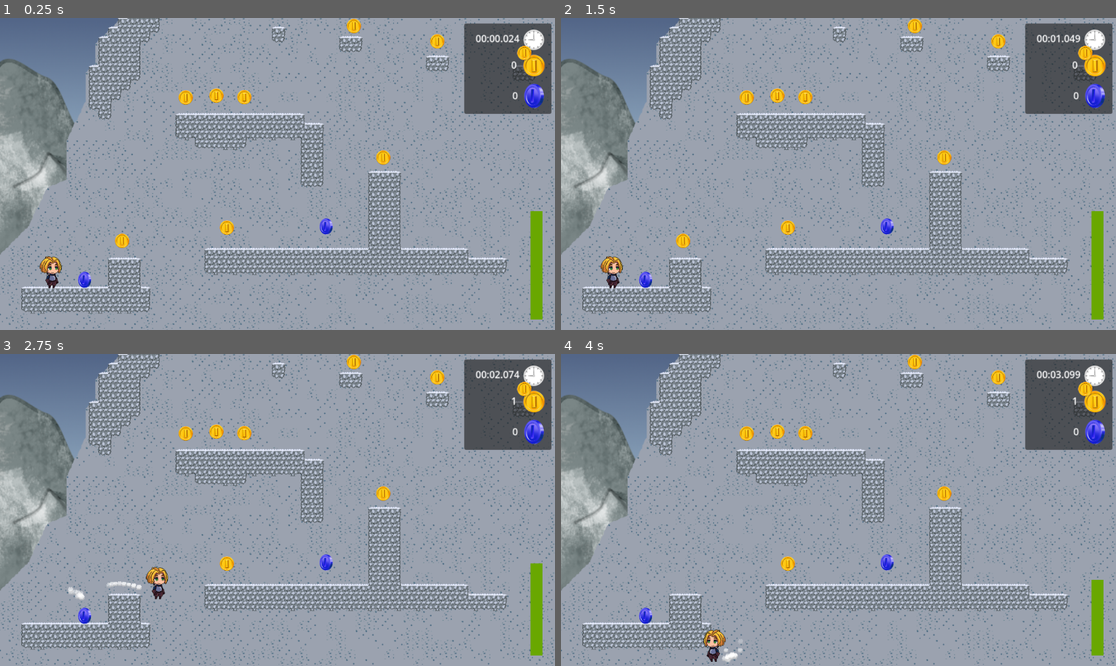
Above: before the commit, frames 1-4 (two rows, left to right).
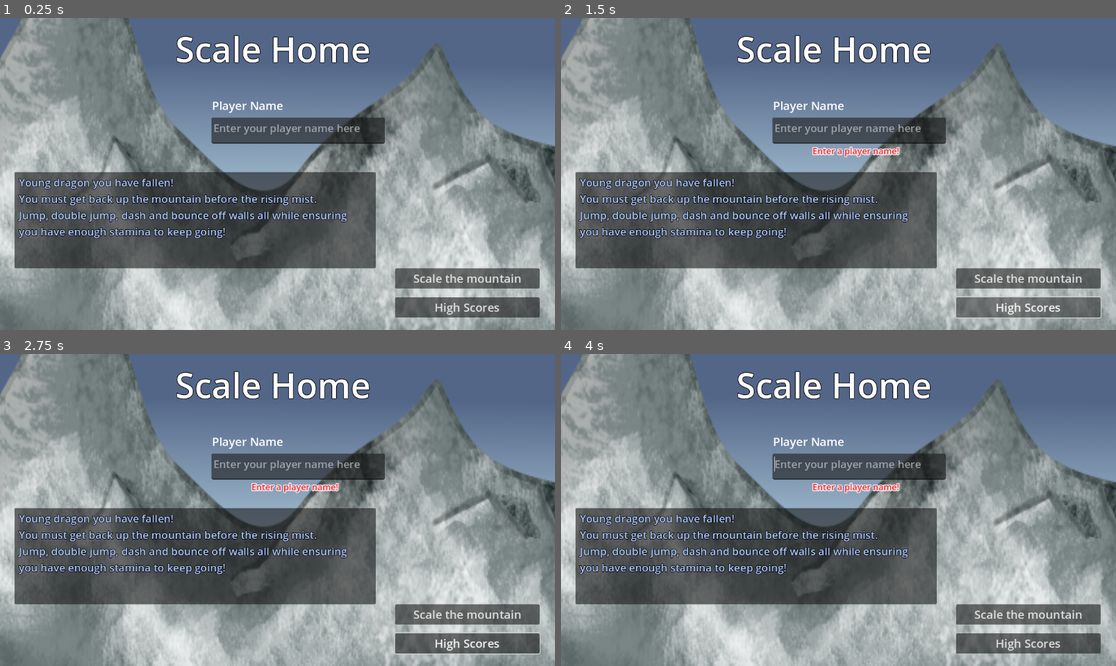
Above: after the commit, the same moments.

Repository: Tim-Barton/game-jam-2023
Game: Godot game, scene res://Scenes/title.tscn
Same seed, same stepped clock (60 frames per second), same inputs: the game is played once before the commit and once after it. Before the commit the project starts from res://Scenes/ClimbingLevel.tscn.
Inputs (mouse positions are in pixels of both pictures, inside the frame that each line leads up to):
- Up to frame 1 (0.25 s): no input
- Up to frame 2 (1.5 s): click (1027, 276) at 0.5 s, where only the run after the commit has a clickable "Scale the mountain"; click (1027, 308) at 1.25 s, where only the run after the commit has a clickable "High Scores"
- Up to frame 3 (2.75 s): tap Enter (ui_accept) at 2, 2.27 s; move the mouse to (399, 494) at 2.02 s; hold Right (ui_right) from 2.03 s (still down); tap Shift (dash) at 2.1 s; click (399, 494) at 2.17 s
- Up to frame 4 (4 s): move the mouse to (727, 525) at 2.77 s; tap Shift (dash) at 2.85, 3.6 s; tap Enter (ui_accept) at 3.02 s; move the mouse to (894, 441) at 3.52 s; release Right (ui_right) at 3.53 s; hold Left (ui_left) from 3.53 s (still down)

The runs differ from the first frame. In frame 1, 83% of the frame differs, in the area x 0-100%, y 0-100%; in frame 2, 83%; in frame 3, 83%; in frame 4, 83%.

Commit message:
Title Screen + player name

Diff:
--- a/CharacterController/SideScroller/Scenes/WeatherSystem.tscn
+++ b/CharacterController/SideScroller/Scenes/WeatherSystem.tscn
@@ -1,7 +1,7 @@
 [gd_scene load_steps=7 format=3 uid="uid://r44oitiuh0sh"]
 
 [ext_resource type="Texture2D" uid="uid://bus8p3vypv56l" path="res://CharacterController/SideScroller/Scenes/rain.png" id="2_4vejg"]
-[ext_resource type="PackedScene" uid="uid://ctgn0ppn28qal" path="res://CharacterController/SideScroller/Scenes/Wind.tscn" id="3_a5cx3"]
+[ext_resource type="PackedScene" uid="uid://ctgn0ppn28qal" path="res://CharacterController/SideScroller/Scenes/wind.tscn" id="3_a5cx3"]
 [ext_resource type="Script" path="res://CharacterController/SideScroller/Scenes/DayNightCycle.gd" id="4_p4oxd"]
 [ext_resource type="Texture2D" uid="uid://v38ysjqhtjef" path="res://CharacterController/SideScroller/Scenes/daynightcycle-gradient-texture.tres" id="5_jy7b8"]
 
--- a/CharacterController/SideScroller/Scripts/Player/char_controller.gd
+++ b/CharacterController/SideScroller/Scripts/Player/char_controller.gd
@@ -350,8 +350,6 @@
 
 	final_update()
 
-
-
 func _on_area_2d_body_entered(body):
 	if body.is_in_group("collectable"):
 		body.Collect()
--- a/CharacterController/SideScroller/Scripts/Testing/TestScene_UI.gd
+++ b/CharacterController/SideScroller/Scripts/Testing/TestScene_UI.gd
@@ -13,4 +13,4 @@
 
 
 func _on_pressed():
-	SceneManager.change_scene("res://Scenes/ClimbingLevel.tscn", SceneManager.TransitionTypes.bluewave)
+	SceneManager.change_scene("res://Scenes/title.tscn", SceneManager.TransitionTypes.bluewave)
--- a/Scenes/ClimbingLevel.tscn
+++ b/Scenes/ClimbingLevel.tscn
@@ -887,6 +887,66 @@
 visible = false
 position = Vector2(0, -63)
 
+[node name="Coins" type="Node" parent="."]
+
+[node name="Gold_Coin" parent="Coins" instance=ExtResource("16_uiuy6")]
+position = Vector2(-258, 211)
+
+[node name="Gold_Coin14" parent="Coins" instance=ExtResource("16_uiuy6")]
+position = Vector2(127.336, -316.125)
+
+[node name="Gold_Coin13" parent="Coins" instance=ExtResource("16_uiuy6")]
+position = Vector2(0.975098, -184.16)
+
+[node name="Gold_Coin12" parent="Coins" instance=ExtResource("16_uiuy6")]
+position = Vector2(126.827, -145.946)
+
+[node name="Gold_Coin11" parent="Coins" instance=ExtResource("16_uiuy6")]
+position = Vector2(265.416, -120.47)
+
+[node name="Gold_Coin10" parent="Coins" instance=ExtResource("16_uiuy6")]
+position = Vector2(410, -101)
+
+[node name="Gold_Coin9" parent="Coins" instance=ExtResource("16_uiuy6")]
+position = Vector2(587.432, -77.6699)
+
+[node name="Gold_Coin8" parent="Coins" instance=ExtResource("16_uiuy6")]
+position = Vector2(719.908, 53.7862)
+
+[node name="Gold_Coin7" parent="Coins" instance=ExtResource("16_uiuy6")]
+position = Vector2(555.333, 132.762)
+
+[node name="Gold_Coin6" parent="Coins" instance=ExtResource("16_uiuy6")]
+position = Vector2(-55.0719, -27.7371)
+
+[node name="Gold_Coin5" parent="Coins" instance=ExtResource("16_uiuy6")]
+position = Vector2(-101.438, -30.2847)
+
+[node name="Gold_Coin4" parent="Coins" instance=ExtResource("16_uiuy6")]
+position = Vector2(-152.39, -27.2275)
+
+[node name="Gold_Coin3" parent="Coins" instance=ExtResource("16_uiuy6")]
+position = Vector2(175.639, 72.5365)
+
+[node name="Gold_Coin2" parent="Coins" instance=ExtResource("16_uiuy6")]
+position = Vector2(-84, 189)
+
+[node name="Blue_Coin" parent="Coins" instance=ExtResource("19_2362n")]
+position = Vector2(-320.204, 275.679)
+scale = Vector2(0.4, 0.4)
+
+[node name="Blue_Coin4" parent="Coins" instance=ExtResource("19_2362n")]
+position = Vector2(-240.028, -248.869)
+scale = Vector2(0.4, 0.4)
+
+[node name="Blue_Coin2" parent="Coins" instance=ExtResource("19_2362n")]
+position = Vector2(80.766, 186.974)
+scale = Vector2(0.4, 0.4)
+
+[node name="Blue_Coin3" parent="Coins" instance=ExtResource("19_2362n")]
+position = Vector2(855.236, -122.304)
+scale = Vector2(0.4, 0.4)
+
 [node name="LevelDirector" type="Node" parent="."]
 
 [node name="Camera2D" type="Camera2D" parent="LevelDirector"]
@@ -1037,66 +1097,6 @@
 noise_shake_speed = 0.2
 noise_shake_strength = 0.0
 
-[node name="Coins" type="Node" parent="."]
-
-[node name="Gold_Coin" parent="Coins" instance=ExtResource("16_uiuy6")]
-position = Vector2(-258, 211)
-
-[node name="Gold_Coin14" parent="Coins" instance=ExtResource("16_uiuy6")]
-position = Vector2(127.336, -316.125)
-
-[node name="Gold_Coin13" parent="Coins" instance=ExtResource("16_uiuy6")]
-position = Vector2(0.975098, -184.16)
-
-[node name="Gold_Coin12" parent="Coins" instance=ExtResource("16_uiuy6")]
-position = Vector2(126.827, -145.946)
-
-[node name="Gold_Coin11" parent="Coins" instance=ExtResource("16_uiuy6")]
-position = Vector2(265.416, -120.47)
-
-[node name="Gold_Coin10" parent="Coins" instance=ExtResource("16_uiuy6")]
-position = Vector2(410, -101)
-
-[node name="Gold_Coin9" parent="Coins" instance=ExtResource("16_uiuy6")]
-position = Vector2(587.432, -77.6699)
-
-[node name="Gold_Coin8" parent="Coins" instance=ExtResource("16_uiuy6")]
-position = Vector2(719.908, 53.7862)
-
-[node name="Gold_Coin7" parent="Coins" instance=ExtResource("16_uiuy6")]
-position = Vector2(555.333, 132.762)
-
-[node name="Gold_Coin6" parent="Coins" instance=ExtResource("16_uiuy6")]
-position = Vector2(-55.0719, -27.7371)
-
-[node name="Gold_Coin5" parent="Coins" instance=ExtResource("16_uiuy6")]
-position = Vector2(-101.438, -30.2847)
-
-[node name="Gold_Coin4" parent="Coins" instance=ExtResource("16_uiuy6")]
-position = Vector2(-152.39, -27.2275)
-
-[node name="Gold_Coin3" parent="Coins" instance=ExtResource("16_uiuy6")]
-position = Vector2(175.639, 72.5365)
-
-[node name="Gold_Coin2" parent="Coins" instance=ExtResource("16_uiuy6")]
-position = Vector2(-84, 189)
-
-[node name="Blue_Coin" parent="Coins" instance=ExtResource("19_2362n")]
-position = Vector2(-320.204, 275.679)
-scale = Vector2(0.4, 0.4)
-
-[node name="Blue_Coin4" parent="Coins" instance=ExtResource("19_2362n")]
-position = Vector2(-240.028, -248.869)
-scale = Vector2(0.4, 0.4)
-
-[node name="Blue_Coin2" parent="Coins" instance=ExtResource("19_2362n")]
-position = Vector2(80.766, 186.974)
-scale = Vector2(0.4, 0.4)
-
-[node name="Blue_Coin3" parent="Coins" instance=ExtResource("19_2362n")]
-position = Vector2(855.236, -122.304)
-scale = Vector2(0.4, 0.4)
-
 [connection signal="body_entered" from="LevelDirector/Camera2D/Deathbar" to="LevelDirector/Camera2D/Deathbar" method="_on_body_entered"]
 
 [editable path="Level/Character/DustTrail"]
--- /dev/null
+++ b/Scenes/title.tscn
@@ -0,0 +1,138 @@
+[gd_scene load_steps=11 format=3 uid="uid://c06xve3vm8ysl"]
+
+[ext_resource type="Script" path="res://Scripts/title_menu.gd" id="1_6f3m7"]
+[ext_resource type="Texture2D" uid="uid://xdgyu4iwgio6" path="res://GFX/Level/Sky.png" id="1_ulv8p"]
+[ext_resource type="Texture2D" uid="uid://sscrbnanlaco" path="res://GFX/Level/BG-Mountain.png" id="2_io5jj"]
+[ext_resource type="Script" path="res://Scripts/PlayerTextInput.gd" id="3_symvu"]
+
+[sub_resource type="SystemFont" id="SystemFont_43nqd"]
+msdf_size = 53
+
+[sub_resource type="LabelSettings" id="LabelSettings_khf3a"]
+font = SubResource("SystemFont_43nqd")
+font_size = 72
+outline_size = 5
+outline_color = Color(0, 0, 0, 1)
+
+[sub_resource type="LabelSettings" id="LabelSettings_7pe8o"]
+font_size = 24
+
+[sub_resource type="SystemFont" id="SystemFont_ys71w"]
+
+[sub_resource type="LabelSettings" id="LabelSettings_d5oob"]
+font_size = 22
+font_color = Color(0.670588, 0.780392, 1, 1)
+outline_size = 4
+outline_color = Color(0, 0, 0, 1)
+
+[sub_resource type="LabelSettings" id="LabelSettings_qoww2"]
+font_size = 18
+font_color = Color(1, 0.137255, 0.2, 1)
+outline_size = 8
+outline_color = Color(0.929412, 0.929412, 0.929412, 1)
+
+[node name="title" type="Control"]
+layout_mode = 3
+anchors_preset = 15
+anchor_right = 1.0
+anchor_bottom = 1.0
+grow_horizontal = 2
+grow_vertical = 2
+script = ExtResource("1_6f3m7")
+
+[node name="Sky" type="Sprite2D" parent="."]
+position = Vector2(578.823, 340)
+scale = Vector2(1.23105, 1.23105)
+texture = ExtResource("1_ulv8p")
+
+[node name="Title" type="Label" parent="."]
+layout_mode = 0
+offset_left = 91.0
+offset_top = 15.0
+offset_right = 1043.0
+offset_bottom = 117.0
+text = "Scale Home"
+label_settings = SubResource("LabelSettings_khf3a")
+horizontal_alignment = 1
+
+[node name="Bg-mountain" type="Sprite2D" parent="."]
+position = Vector2(873, 332)
+scale = Vector2(2.09148, 3.00282)
+texture = ExtResource("2_io5jj")
+
+[node name="lblPlayerName" type="Label" parent="."]
+layout_mode = 0
+offset_left = 440.0
+offset_top = 165.0
+offset_right = 589.0
+offset_bottom = 202.0
+text = "Player Name"
+label_settings = SubResource("LabelSettings_7pe8o")
+
+[node name="Username" type="TextEdit" parent="." node_paths=PackedStringArray("lblInstructions")]
+layout_mode = 0
+offset_left = 439.0
+offset_top = 207.0
+offset_right = 799.0
+offset_bottom = 261.0
+theme_override_fonts/font = SubResource("SystemFont_ys71w")
+theme_override_font_sizes/font_size = 22
+placeholder_text = "Enter your player name here"
+context_menu_enabled = false
+shortcut_keys_enabled = false
+drag_and_drop_selection_enabled = false
+caret_multiple = false
+script = ExtResource("3_symvu")
+lblInstructions = NodePath("../Instructions")
+
+[node name="btnPlay" type="Button" parent="."]
+layout_mode = 0
+offset_left = 820.0
+offset_top = 520.0
+offset_right = 1120.0
+offset_bottom = 562.0
+theme_override_font_sizes/font_size = 24
+text = "Scale the mountain"
+
+[node name="btnHighScores" type="Button" parent="."]
+layout_mode = 0
+offset_left = 820.0
+offset_top = 580.0
+offset_right = 1120.0
+offset_bottom = 622.0
+theme_override_font_sizes/font_size = 24
+text = "High Scores"
+
+[node name="Panel" type="Panel" parent="."]
+layout_mode = 0
+offset_left = 30.0
+offset_top = 320.0
+offset_right = 780.0
+offset_bottom = 520.0
+
+[node name="lblInsructions" type="Label" parent="Panel"]
+layout_mode = 0
+offset_left = 9.0
+offset_top = 6.0
+offset_right = 709.0
+offset_bottom = 186.0
+text = "Young dragon you have fallen!
+You must get back up the mountain before the rising mist.
+Jump, double jump, dash and bounce off walls all while ensuring you have enough stamina to keep going!"
+label_settings = SubResource("LabelSettings_d5oob")
+autowrap_mode = 2
+
+[node name="Instructions" type="Label" parent="."]
+visible = false
+layout_mode = 0
+offset_left = 438.0
+offset_top = 263.0
+offset_right = 788.0
+offset_bottom = 292.0
+text = "Enter a player name!"
+label_settings = SubResource("LabelSettings_qoww2")
+horizontal_alignment = 1
+
+[connection signal="gui_input" from="Username" to="Username" method="_on_gui_input"]
+[connection signal="text_changed" from="Username" to="Username" method="_on_text_changed"]
+[connection signal="pressed" from="btnPlay" to="." method="_on_btn_play_pressed"]
--- /dev/null
+++ b/Scripts/PlayerTextInput.gd
@@ -0,0 +1,47 @@
+extends TextEdit
+
+@export var lblInstructions : Label
+# Called when the node enters the scene tree for the first time.
+func _ready():
+	pass # Replace with function body.
+
+
+# Called every frame. 'delta' is the elapsed time since the previous frame.
+func _process(delta):
+	pass
+
+func AlphaNumericOnly(inputStr : String) -> String:
+	var subject = inputStr
+	var pattern := "[^a-zA-Z0-9]"
+	var regex := RegEx.new()
+	regex.compile(pattern)
+
+	var regex_matches := regex.search_all(subject)
+	var offset := 0
+	for regex_match in regex_matches:
+		LevelDirector.DebugMessage(str(regex_match.get_string()))
+		subject = subject.replace(regex_match.get_string(),"")
+	return subject
+
+func _on_text_changed():
+	text = AlphaNumericOnly(self.get_text())
+	if self.get_text().length() > 15:
+		var inputStr = self.get_text().left(16)
+		self.text = inputStr
+		self.editable=false
+
+	self.text = AlphaNumericOnly(self.get_text())
+	self.set_caret_column(16)
+	self.set_caret_line(16)
+	lblInstructions.visible = false
+
+
+func _on_gui_input(event):
+	if Input.is_action_just_pressed('ui_text_backspace'):
+		if self.get_text().length() > 15:
+			self.editable = true
+			var inputStr = self.get_text().left(16)
+			self.text = inputStr
+			self.grab_focus()
+			self.set_caret_column(16)
+			self.set_caret_line(16)
--- /dev/null
+++ b/Scripts/title_menu.gd
@@ -0,0 +1,20 @@
+extends Control
+
+
+# Called when the node enters the scene tree for the first time.
+func _ready():
+	pass # Replace with function body.
+
+
+# Called every frame. 'delta' is the elapsed time since the previous frame.
+func _process(delta):
+	pass
+
+
+func _on_btn_play_pressed():
+	var PlayerName = $Username.text
+	if PlayerName.length() == 0:
+		$Instructions.visible = true
+	else:
+		LevelDirector.player_name = PlayerName
+		SceneManager.change_scene("res://Scenes/ClimbingLevel.tscn", SceneManager.TransitionTypes.bluewave)
--- a/project.godot
+++ b/project.godot
@@ -11,7 +11,7 @@
 [application]
 
 config/name="Game-jam-2023"
-run/main_scene="res://Scenes/ClimbingLevel.tscn"
+run/main_scene="res://Scenes/title.tscn"
 config/features=PackedStringArray("4.1", "Forward Plus")
 config/icon="res://icon.svg"
 
